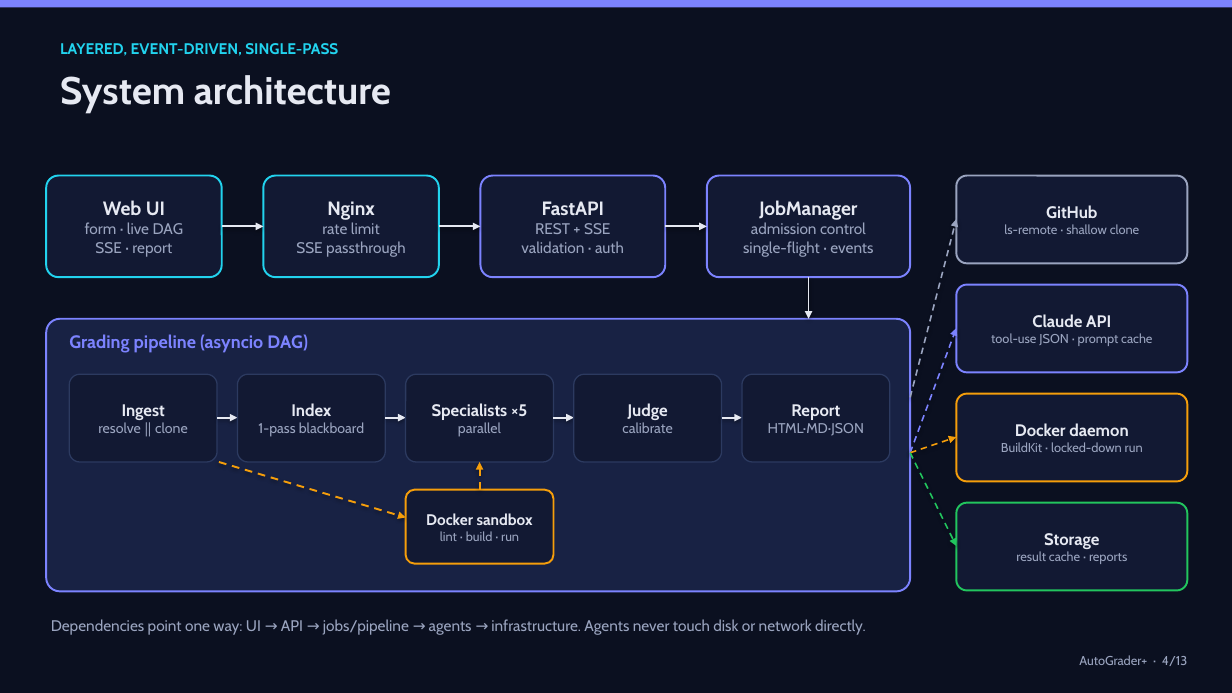
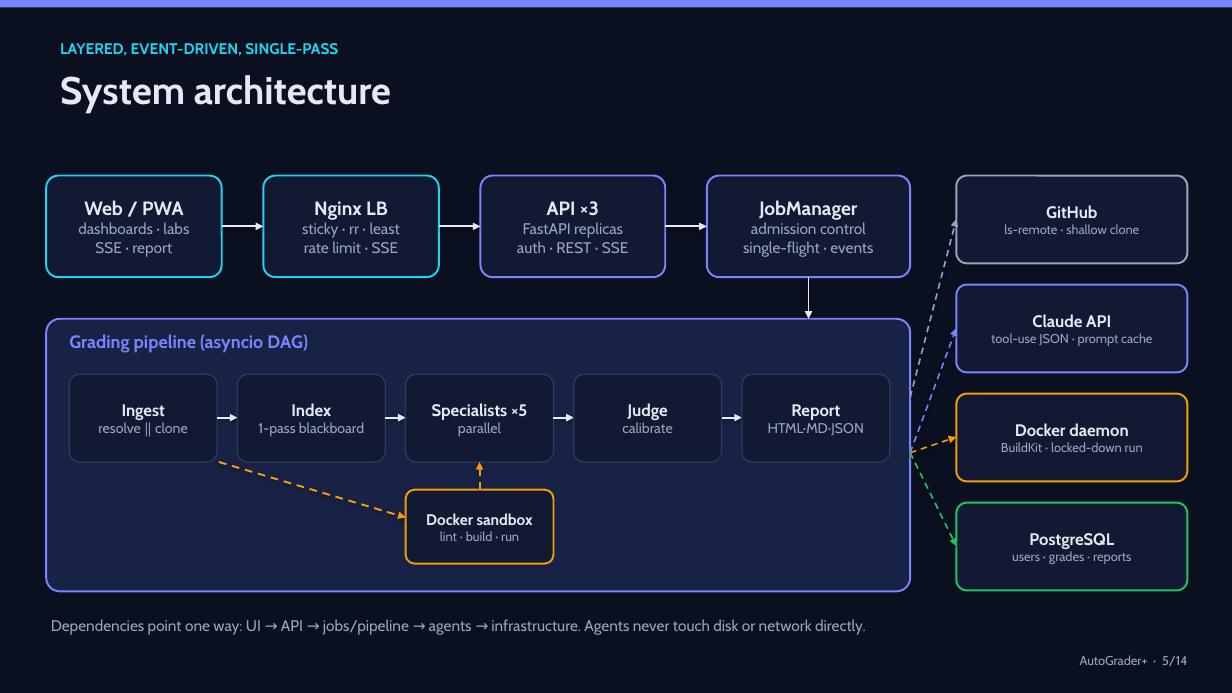
Before and after one commit to roshanraj9136/auto-grader, a slide deck: slide 5 of docs/AutoGrader.pptx (slide 4 before the commit). Drawn at 1232x693 pixels with LibreOffice and Linux fonts; fonts in the diff are those of the drawing. Boxes give left, top, right and bottom in pixels: in the first picture for what was removed or moved away, otherwise in the second. Text is boxed around its words. In the diff, an @@ line names an element or a change of style, - is before the commit and + after.

Commit message:
AutoGrader+ v2: full-stack learning platform
Turn the multi-agent grader into a learning platform for the course:

- Accounts and sessions (scrypt, HttpOnly cookies, CSRF checks, strict CSP)
- Assignments graded with per-assignment rubric weights and briefs
- Student dashboard, submissions, leaderboard (XP), profile
- Instructor overview, assignment management, CSV gradebook, shared-repo flag
- Hands-on labs: frontend editor, SQL playground, load balancer, network, Dockerfile linter
- SQLite by default, PostgreSQL in compose; replica heartbeats reap orphaned jobs
- docker compose: nginx load balancer (sticky / round-robin / least-conn) -> 3 API replicas -> Postgres
- Reports and live streams restricted to the owner, instructors or the API token
- Installable PWA, responsive layout, Windows launcher (scripts/start.ps1)
- Slide deck: group-project title slide, new platform slide, updated architecture

```diff
--- a/docs/AutoGrader.pptx
+++ b/docs/AutoGrader.pptx
@@ text in rounded rectangle at bbox=[78, 200, 189, 234]: text changed @@
-Web UI
-form · live DAG
+Web / PWA
+dashboards · labs
@@ text in rounded rectangle at bbox=[302, 201, 400, 253]: text changed @@
-Nginx
-rate limit
-SSE passthrough
+Nginx LB
+sticky · rr · least
+rate limit · SSE
@@ text in rounded rectangle at bbox=[517, 201, 628, 253]: text changed @@
-FastAPI
-REST + SSE
-validation · auth
+API ×3
+FastAPI replicas
+auth · REST · SSE
@@ text in rounded rectangle at bbox=[1012, 533, 1131, 564]: text changed @@
-Storage
-result cache · reports
+PostgreSQL
+users · grades · reports
@@ text at bbox=[1080, 655, 1187, 666]: text changed @@
-AutoGrader+ · 4/13
+AutoGrader+ · 5/14
```
Also in this commit, not shown: 12 other slides changed, 1 slide added, 39 other files.
